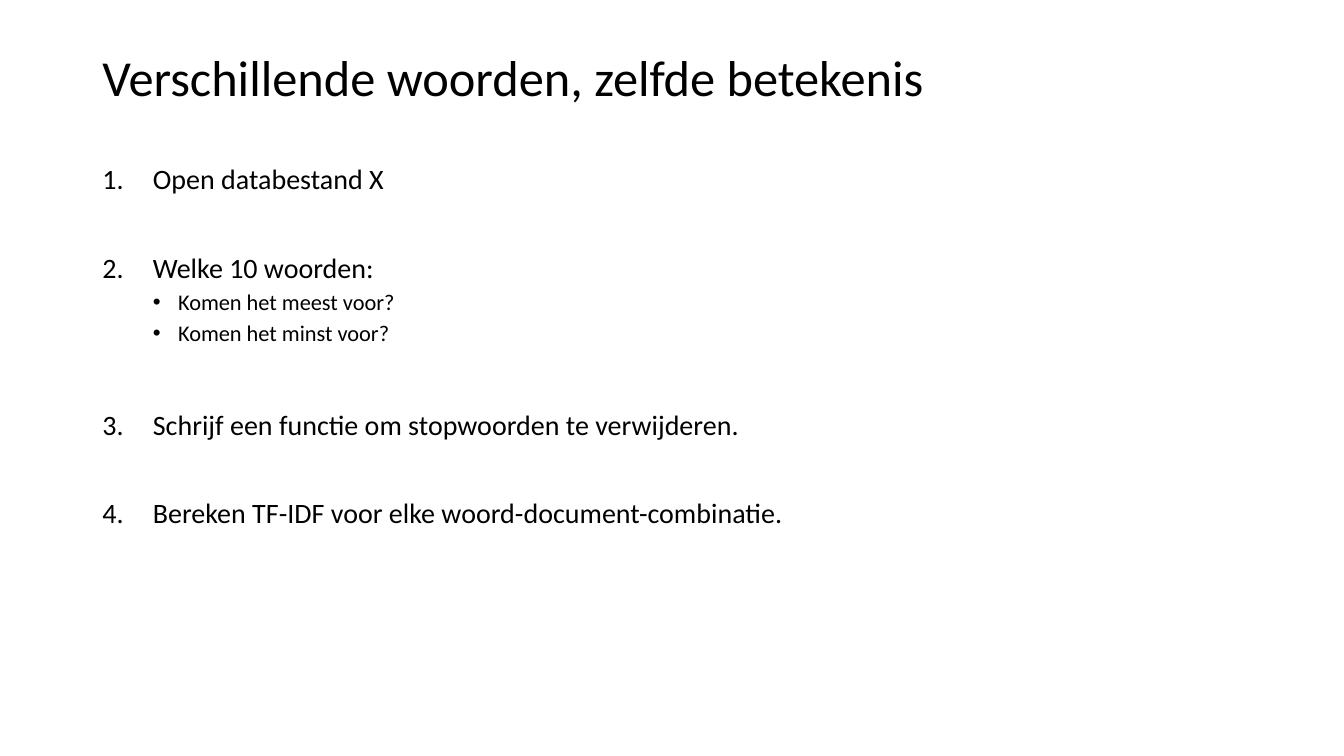
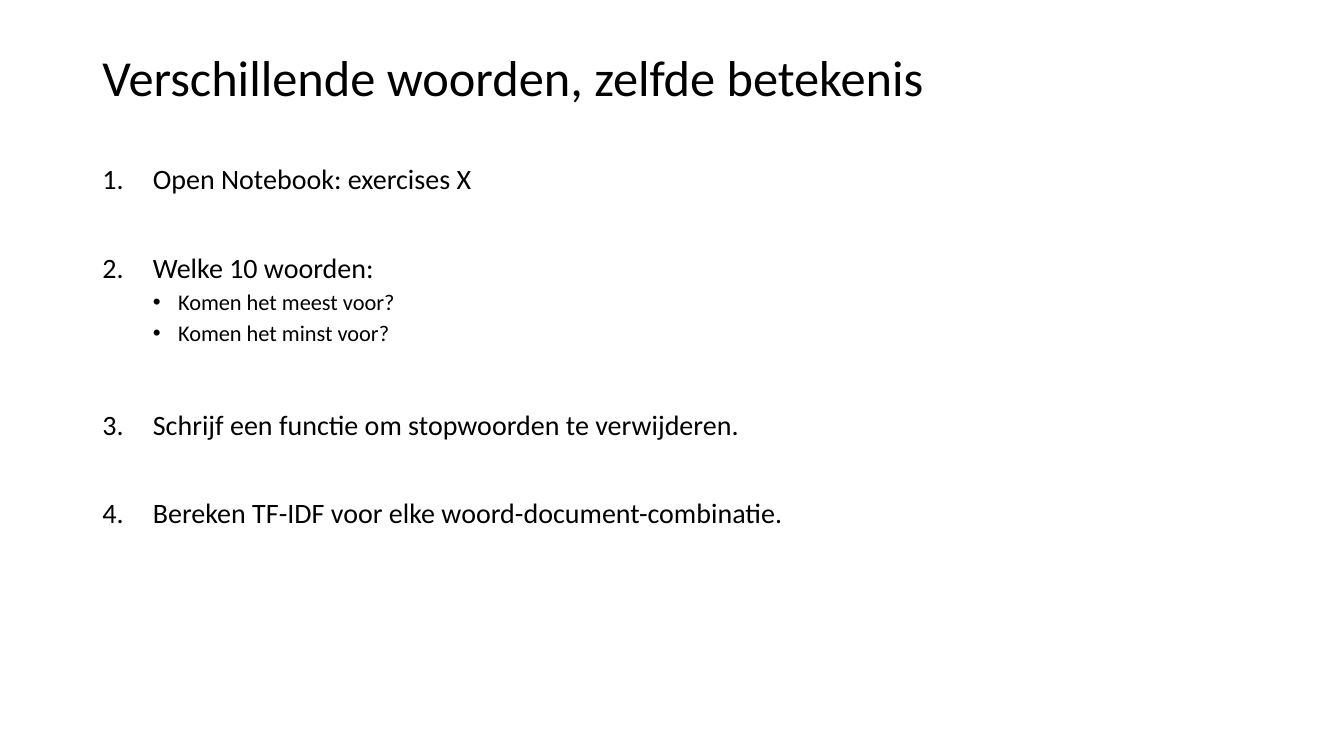
Before and after one commit to LFKoning/knowledge-sharing, a slide deck: slide 43 of python_trainees/5_nlp/python_traineeship_5.pptx (slide 40 before the commit). Drawn at 1344x756 pixels with LibreOffice and Linux fonts; fonts in the diff are those of the drawing. Boxes give left, top, right and bottom in pixels: in the first picture for what was removed or moved away, otherwise in the second. Text is boxed around its words. In the diff, an @@ line names an element or a change of style, - is before the commit and + after.

Commit message:
Add exercises to Python trainees part 5

```diff
--- a/python_trainees/5_nlp/python_traineeship_5.pptx
+++ b/python_trainees/5_nlp/python_traineeship_5.pptx
@@ text at (153,169,472,194): text changed @@
-1. Open databestand X
+1. Open Notebook: exercises X
```
Also in this commit, not shown: 8 other slides changed, 2 slides added, 11 other files.
